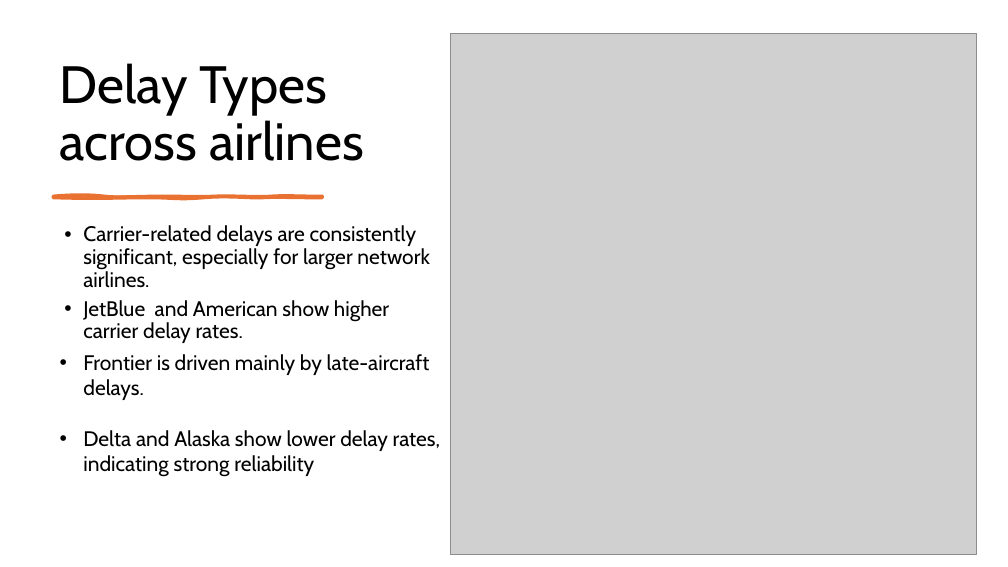
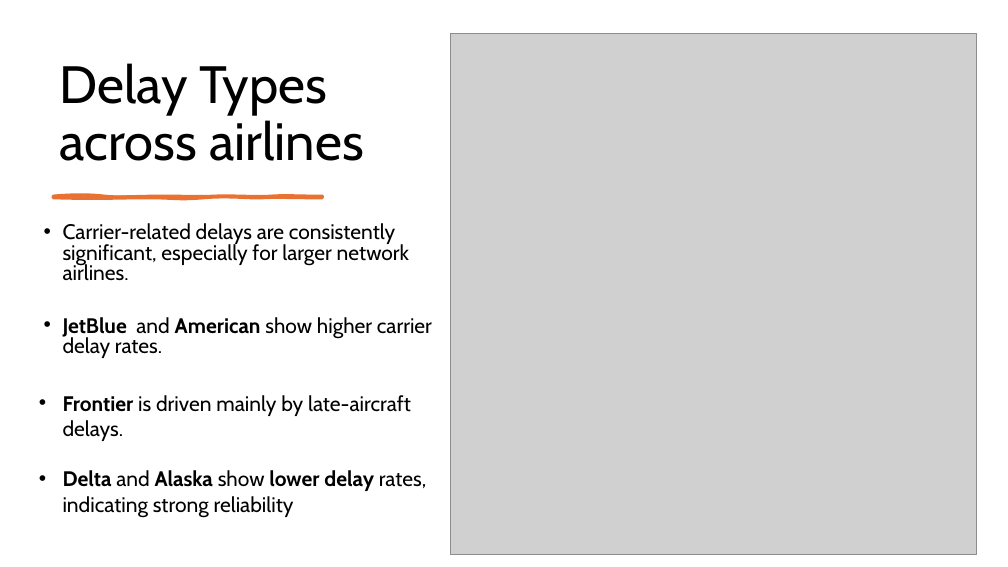
Before and after one commit to divyavegi/Capstone-Flight-Delay-and-Cancellation-, a slide deck: slide 9 of CAPSTONE US FLIGHT DISRUPTION.pptx. Drawn at 1008x567 pixels with LibreOffice and Linux fonts; fonts in the diff are those of the drawing; grey boxes stand for pictures. Boxes give left, top, right and bottom in pixels: in the first picture for what was removed or moved away, otherwise in the second. Text is boxed around its words. In the diff, an @@ line names an element or a change of style, - is before the commit and + after.

```diff
--- a/CAPSTONE US FLIGHT DISRUPTION.pptx
+++ b/CAPSTONE US FLIGHT DISRUPTION.pptx
@@ text "Carrier-related delays are consistently significant, ...": place and size @@
-text "Carrier-related delays are consistently significant, ..." at bbox=[83, 225, 441, 477]
+text "Carrier-related delays are consistently significant, ..." at bbox=[63, 223, 432, 518]
@@ text "Carrier-related delays are consistently significant, ..." at bbox=[63, 223, 432, 518]: bold on in "JetBlue American", "Frontier", "Delta Alaska lower delay"; line spacing 0.9 to 0.8 @@
```
Also in this commit, not shown: 12 other slides changed, 3 other files.
